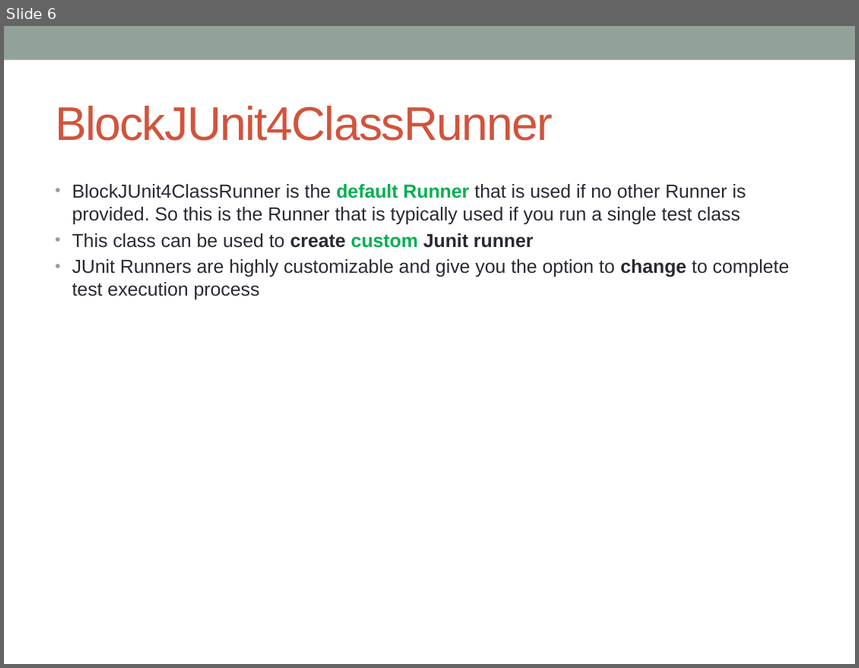
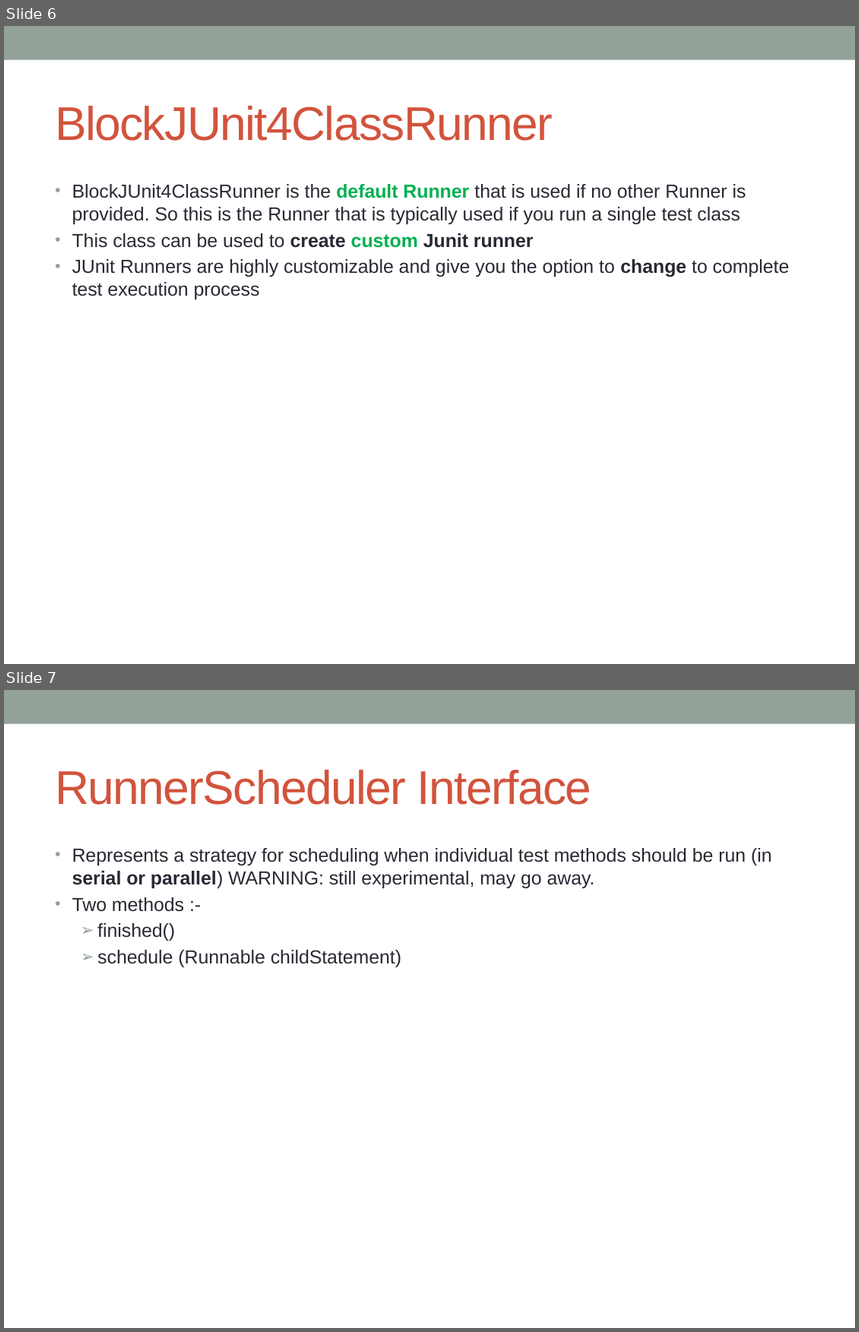
Before and after one commit to notionquest/ProjectDocumentation, a slide deck: Junit.pptx. Shown one above the other, each under a label of ours: slide 6 before the commit, slides 6 and 7 after it. The pictures are 859x668 and 859x1332 pixels, drawn with LibreOffice and Linux fonts; fonts in the diff are those of the drawing. Boxes give left, top, right and bottom in pixels: in the first picture for what was removed or moved away, otherwise in the second. Text is boxed around its words. In the diff, an @@ line names an element or a change of style, - is before the commit and + after.

Commit message:
runner scheduler

```diff
--- a/Junit.pptx
+++ b/Junit.pptx
@@ slide 7 added at [4,690,855,1328], background #FFFFFF; not listed: 1 template element that a slide beside it also shows @@
@@ title added at [55,770,592,805], 40 pt, text #D2533C @@
+RunnerScheduler Interface
@@ text added at [72,848,772,967], 16 pt, text #292934 @@
+• Represents a strategy for scheduling when individual test methods should be run (in serial or parallel) WARNING: still experimental, may go away.
+• Two methods :-
+  ➢ finished()
+  ➢ schedule (Runnable childStatement)
```
